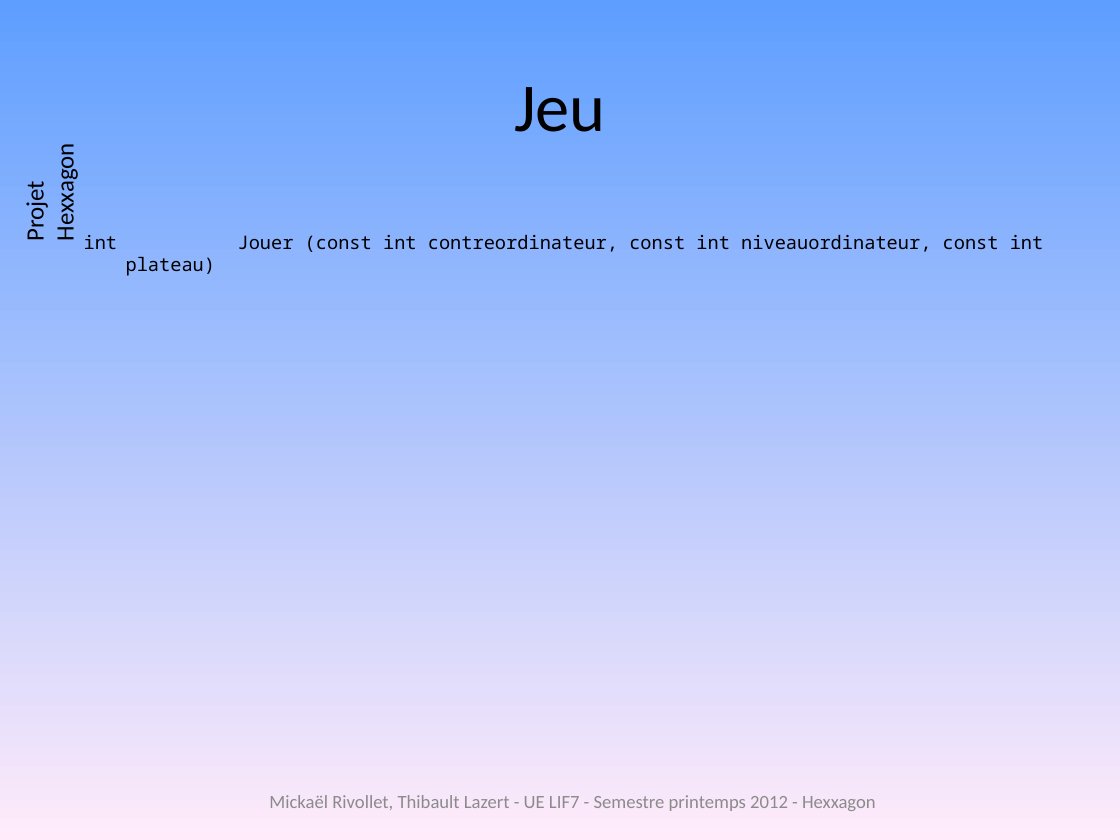
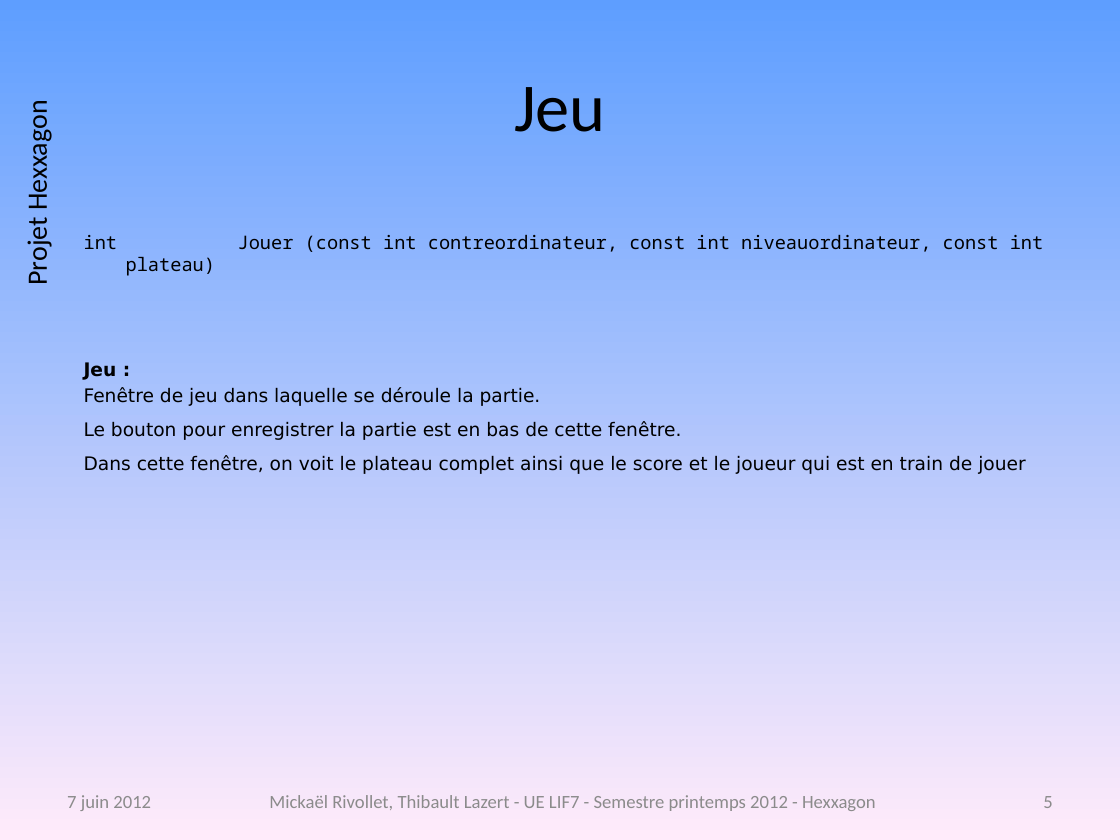
Before and after one commit to freeman1987/lazert-rivollet-lif7, a slide deck: slide 5 of projet/doc/diagrammecomplet.pptx. Drawn at 1120x840 pixels with LibreOffice and Linux fonts; fonts in the diff are those of the drawing; background and template pictures are left out. Boxes give left, top, right and bottom in pixels: in the first picture for what was removed or moved away, otherwise in the second. Text is boxed around its words. In the diff, an @@ line names an element or a change of style, - is before the commit and + after.

```diff
--- a/projet/doc/diagrammecomplet.pptx
+++ b/projet/doc/diagrammecomplet.pptx
@@ text "Projet Hexxagon" at [20,111,54,283]: size 16 to 18 pt @@
@@ text at [84,362,1025,474]: paragraphs added @@
+Jeu :
+Fenêtre de jeu dans laquelle se déroule la partie.
+Le bouton pour enregistrer la partie est en bas de cette fenêtre.
+Dans cette fenêtre, on voit le plateau complet ainsi que le score et le joueur qui est en train de jouer
@@ text added at [67,795,151,811], 12 pt, text #8C8C8C @@
+7 juin 2012
@@ page number added at [1043,796,1052,808], 12 pt, text #8B8B8B @@
+5
```
Also in this commit, not shown: 11 other slides changed, 5 slides added, 3 other files.
